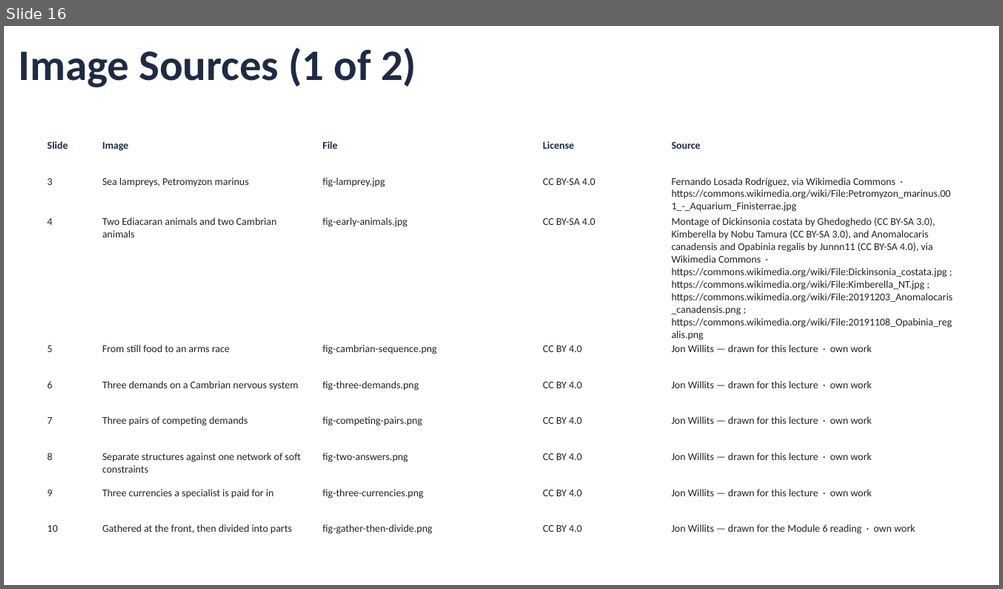
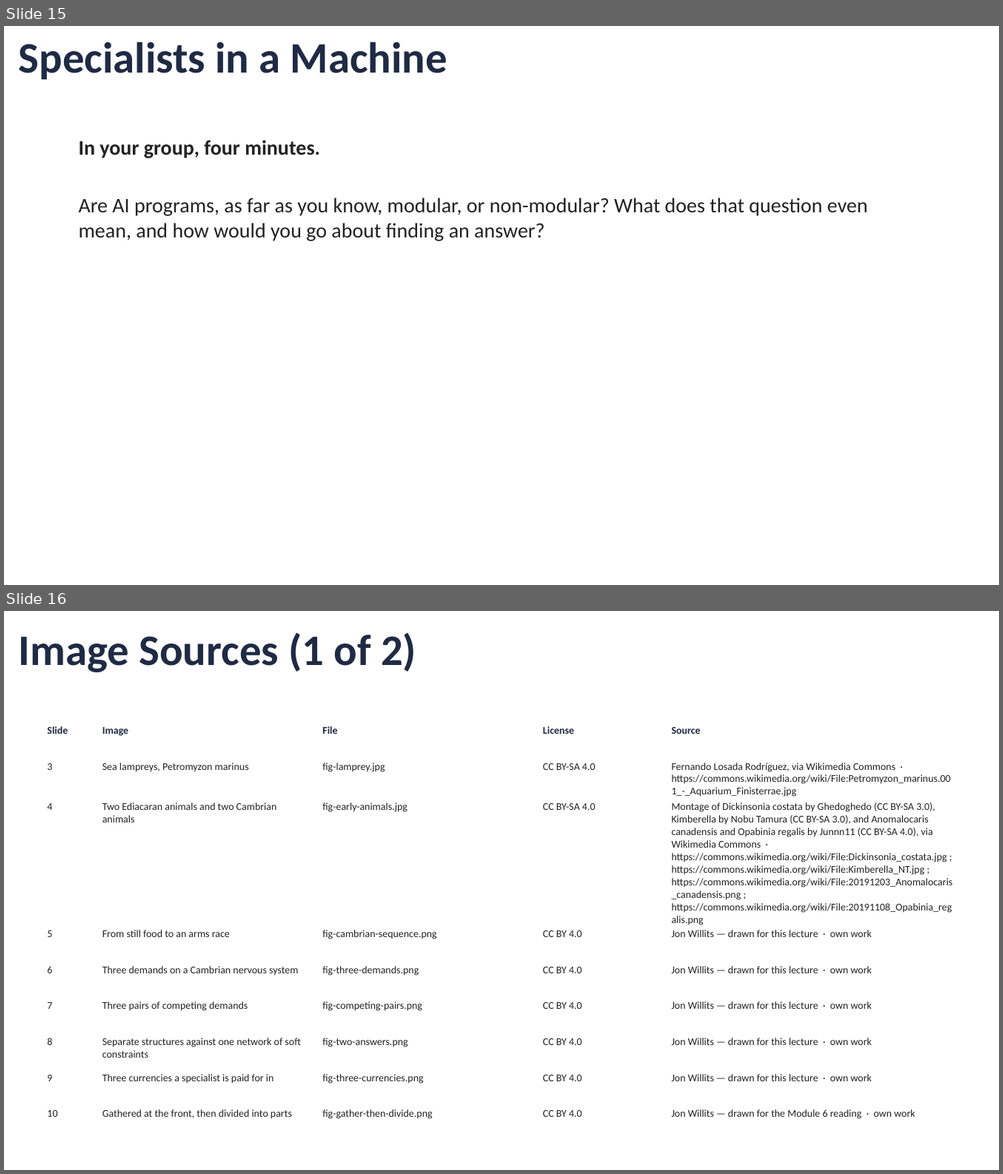
Before and after one commit to jonwillits/intro_to_bcs, a slide deck: vertebrate_neural_architecture/vertebrate_neural_architecture_lecture_1.pptx. Shown one above the other, each under a label of ours: slide 16 before the commit, slides 15 and 16 after it. The pictures are 1003x589 and 1003x1174 pixels, drawn with LibreOffice and Linux fonts; fonts in the diff are those of the drawing. Boxes give left, top, right and bottom in pixels: in the first picture for what was removed or moved away, otherwise in the second. Text is boxed around its words. In the diff, an @@ line names an element or a change of style, - is before the commit and + after.

```diff
--- a/vertebrate_neural_architecture/vertebrate_neural_architecture_lecture_1.pptx
+++ b/vertebrate_neural_architecture/vertebrate_neural_architecture_lecture_1.pptx
@@ slide 15 added at (x1=4, y1=26, x2=999, y2=585), background #FFFFFF @@
@@ text added at (x1=19, y1=42, x2=447, y2=80), 42 pt, text #1F2A44, bold @@
+Specialists in a Machine
@@ text added at (x1=79, y1=140, x2=868, y2=241), 20 pt, text #222222 @@
+In your group, four minutes.
+Are AI programs, as far as you know, modular, or non-modular? What does that question even mean, and how would you go about finding an answer?
```
Also in this commit, not shown: 1 slide changed, 1 other slide added, 2 slides removed, 16 other files.
